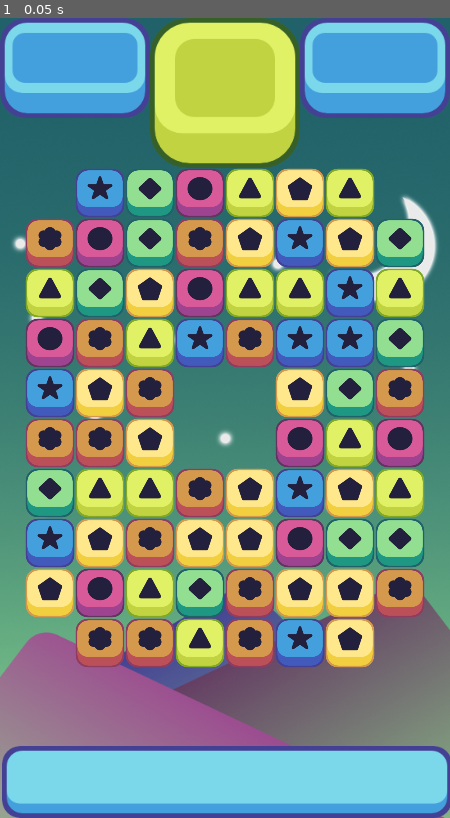
Above: before the commit, frame 1.
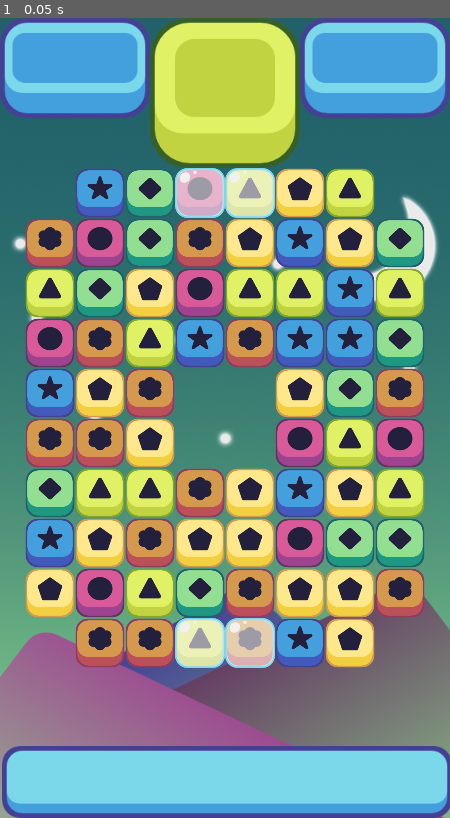
Above: after the commit, the same moment.

Repository: BrunoM24/Match-3
Game: Godot game, scene res://src/GameWindow.tscn
The game is run twice, just before and just after one commit, with the same random seed, the same clock (stepped at 60 frames per second) and the same inputs. The project has no main scene, so this scene is started directly.
Inputs:
- Up to frame 1 (0.05 s): no input

The runs differ from the first frame. In frame 1, 2.6% of the frame differs, in the area x 38-62%, y 18-82%.

Commit message:
Added the Jelly (Ice) Pieces - Part 18

Diff:
--- a/src/GameWindow.tscn
+++ b/src/GameWindow.tscn
@@ -1,9 +1,10 @@
-[gd_scene load_steps=5 format=2]
+[gd_scene load_steps=6 format=2]
 
 [ext_resource path="res://assets/Bottom UI v 2.png" type="Texture" id=1]
 [ext_resource path="res://assets/Top UI v 2.png" type="Texture" id=2]
 [ext_resource path="res://assets/background 2.png" type="Texture" id=3]
 [ext_resource path="res://src/Grid.gd" type="Script" id=4]
+[ext_resource path="res://src/IceHolder.gd" type="Script" id=5]
 
 [node name="GameWindow" type="Control"]
 anchor_right = 1.0
@@ -49,6 +50,10 @@
 offset = 64
 y_offset = 2
 empty_spaces = PoolVector2Array( 0, 0, 7, 0, 0, 9, 7, 9, 3, 4, 4, 4, 3, 5, 4, 5 )
+ice_spaces = PoolVector2Array( 3, 0, 4, 0, 3, 9, 4, 9 )
+
+[node name="IceHolder" type="Node2D" parent="."]
+script = ExtResource( 5 )
 
 [node name="DestroyTimer" type="Timer" parent="."]
 wait_time = 0.5
@@ -62,6 +67,8 @@
 wait_time = 0.5
 one_shot = true
 
+[connection signal="damage_ice" from="Grid" to="IceHolder" method="_on_Grid_damage_ice"]
+[connection signal="make_ice" from="Grid" to="IceHolder" method="_on_Grid_make_ice"]
 [connection signal="timeout" from="DestroyTimer" to="Grid" method="_on_DestroyTimer_timeout"]
 [connection signal="timeout" from="CollapseTimer" to="Grid" method="_on_CollapseTimer_timeout"]
 [connection signal="timeout" from="RefillTimer" to="Grid" method="_on_RefillTimer_timeout"]
--- a/src/Grid.gd
+++ b/src/Grid.gd
@@ -10,6 +10,11 @@
 
 # Obstacle props
 export (PoolVector2Array) var empty_spaces
+export (PoolVector2Array) var ice_spaces
+
+# Obstacle Signals
+signal make_ice
+signal damage_ice
 
 var pieces = []
 
@@ -45,6 +50,7 @@
 	randomize()
 	pieces = make_2d_array()
 	spawn_pieces()
+	spawn_ice()
 
 
 func _physics_process(delta):
@@ -76,6 +82,12 @@
 			piece.position = grid_to_pixel(col, row)
 			add_child(piece)
 			pieces[col][row] = piece
+
+
+func spawn_ice():
+	for ice in ice_spaces:
+		print(ice)
+		emit_signal("make_ice", ice)
 
 
 func match_at(column, row, color) -> bool:
@@ -207,6 +219,7 @@
 		for row in height:
 			if pieces[col][row] != null:
 				if pieces[col][row].matched:
+					emit_signal("damage_ice", Vector2(col, row))
 					was_matched = true
 					pieces[col][row].queue_free()
 					pieces[col][row] = null
--- /dev/null
+++ b/src/IceHolder.gd
@@ -0,0 +1,39 @@
+extends Node2D
+
+
+var ice_pieces = []
+var width := 8
+var height := 10
+
+var ice_piece = preload("res://src/obstacles/Ice.tscn")
+
+
+func _init():
+	ice_pieces = make_2d_array()
+
+
+func make_2d_array() -> Array:
+	var array = []
+	for i in width:
+		array.append([])
+		for j in height:
+			array[i].append(null)
+
+	return array
+
+
+func _on_Grid_make_ice(board_position: Vector2):
+	var ice = ice_piece.instance()
+	ice.position = Vector2(board_position.x * 64 + 64, board_position.y * -64 + 800)
+	add_child(ice)
+	ice_pieces[board_position.x][board_position.y] = ice
+
+
+func _on_Grid_damage_ice(board_position: Vector2):
+	var piece = ice_pieces[board_position.x][board_position.y]
+	if piece != null:
+		print("damage piece", board_position)
+		piece.take_damage(1)
+		if piece.health <= 0:
+			piece.queue_free()
+			ice_pieces[board_position.x][board_position.y] = null
--- /dev/null
+++ b/src/obstacles/Ice.gd
@@ -0,0 +1,14 @@
+extends Node2D
+
+
+export (int) var health
+
+
+# Called when the node enters the scene tree for the first time.
+func _ready():
+	pass # Replace with function body.
+
+
+func take_damage(damage: int) -> void:
+	health -= damage
+	#can add damge effect
--- /dev/null
+++ b/src/obstacles/Ice.tscn
@@ -0,0 +1,12 @@
+[gd_scene load_steps=3 format=2]
+
+[ext_resource path="res://assets/obstacles/ice.png" type="Texture" id=1]
+[ext_resource path="res://src/obstacles/Ice.gd" type="Script" id=2]
+
+[node name="Ice" type="Node2D"]
+script = ExtResource( 2 )
+health = 1
+
+[node name="Sprite" type="Sprite" parent="."]
+scale = Vector2( 0.5, 0.5 )
+texture = ExtResource( 1 )
Binary file added: assets/obstacles/concrete.png
Not shown, added: assets/obstacles/concrete.png.import
Binary file added: assets/obstacles/ice.png
Not shown, added: assets/obstacles/ice.png.import
Binary file added: assets/obstacles/locks.png
Not shown, added: assets/obstacles/locks.png.import
Binary file added: assets/obstacles/slime.png
Not shown, added: assets/obstacles/slime.png.import
